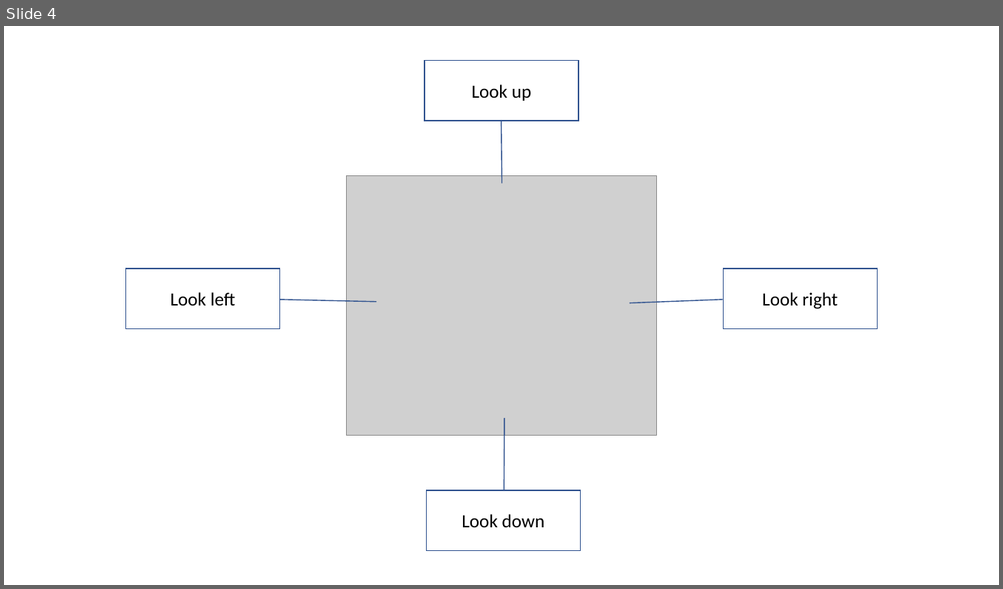
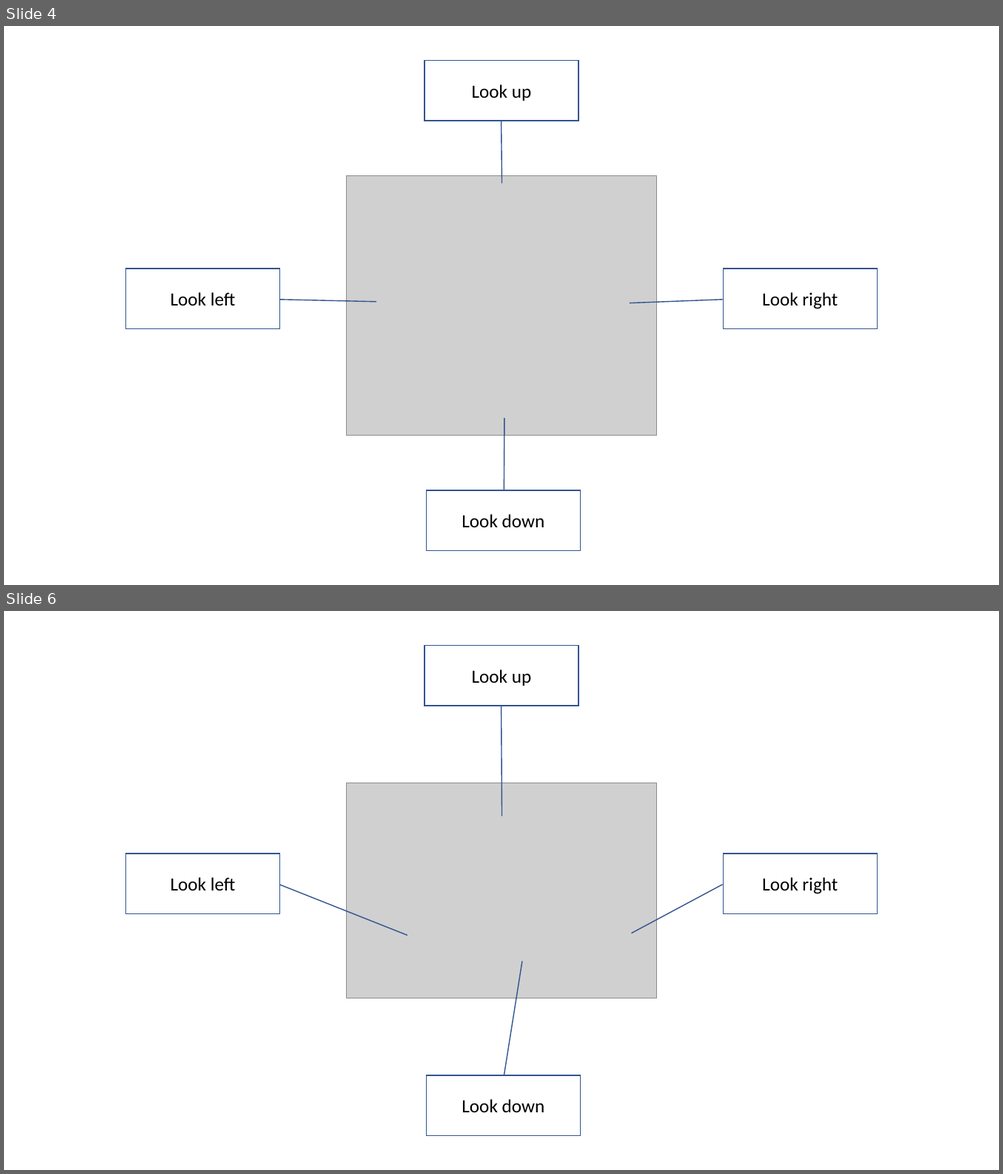
Before and after one commit to tunchunairarko/animus_robot_controller, a slide deck: Instruction screens.pptx. Shown one above the other, each under a label of ours: slide 4 before the commit, slides 4 and 6 after it; the slides between them are not shown. The pictures are 1003x589 and 1003x1174 pixels, drawn with LibreOffice and Linux fonts; fonts in the diff are those of the drawing; grey boxes stand for pictures. Boxes give left, top, right and bottom in pixels: in the first picture for what was removed or moved away, otherwise in the second. Text is boxed around its words. In the diff, an @@ line names an element or a change of style, - is before the commit and + after.

```diff
--- a/Instruction screens.pptx
+++ b/Instruction screens.pptx
@@ slide 6 added at box(4, 611, 999, 1170), background #FFFFFF @@
@@ border callout added at box(424, 645, 578, 706), fill #FFFFFF, outline #325491 1 pt, 18 pt, text #000000 @@
+Look up
@@ picture added at box(347, 783, 656, 999) @@
@@ border callout added at box(125, 854, 280, 914), fill #FFFFFF, outline #325491 1 pt, 18 pt, text #000000 @@
+Look left
@@ border callout added at box(723, 854, 878, 914), fill #FFFFFF, outline #325491 1 pt, 18 pt, text #000000 @@
+Look right
@@ border callout added at box(427, 1076, 580, 1136), fill #FFFFFF, outline #325491 1 pt, 18 pt, text #000000 @@
+Look down
```
Also in this commit, not shown: 1 other slide added, 14 other files.
